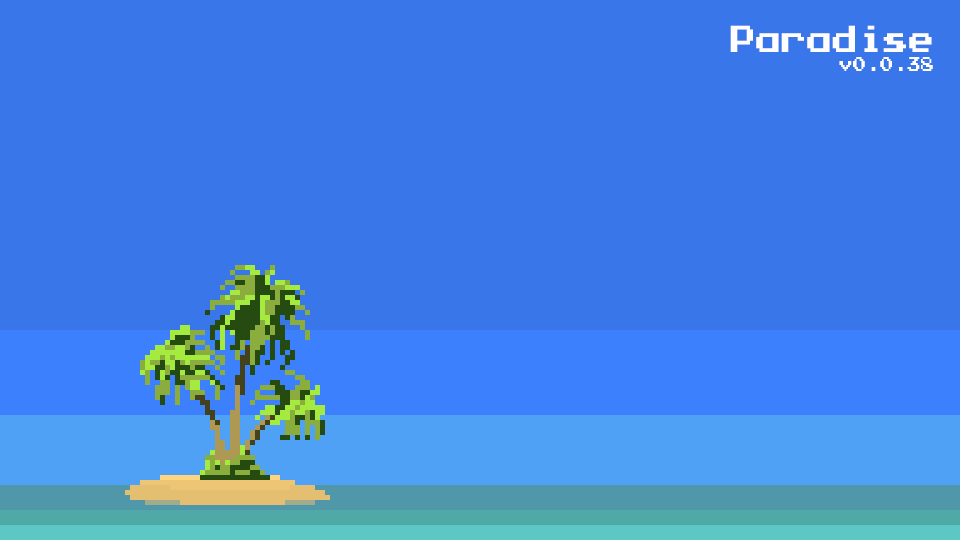
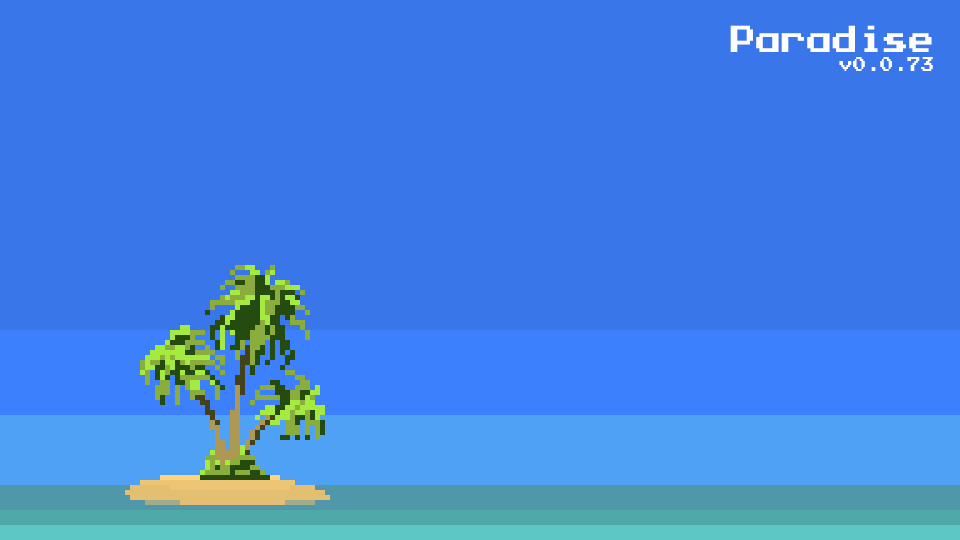
Layers edited between the first and the second 960 × 540 image:
renamed "Paradise v0.0.38" to "Paradise v0.0.73", painted on it over bbox(907, 57, 933, 71)
